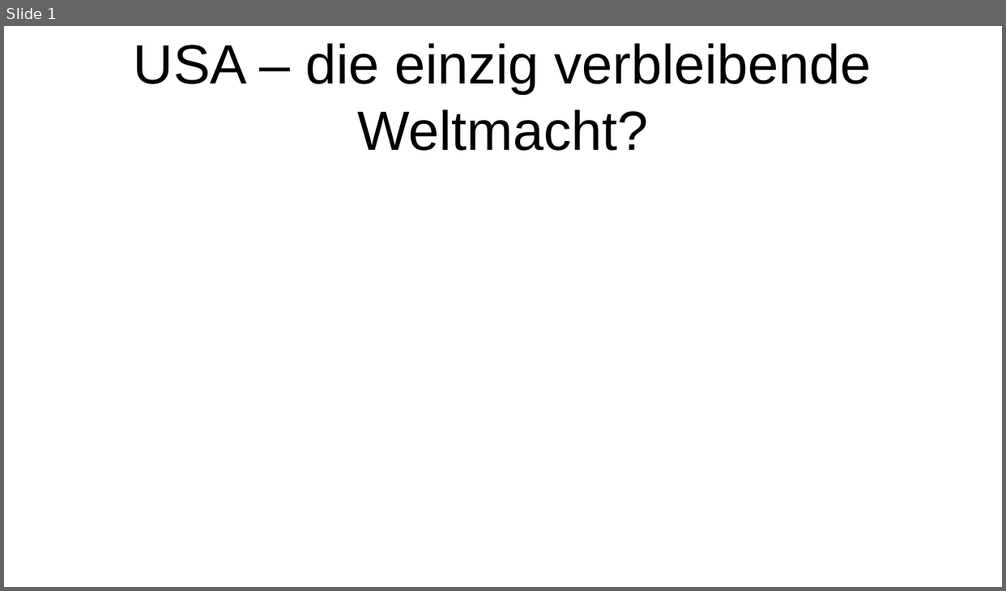
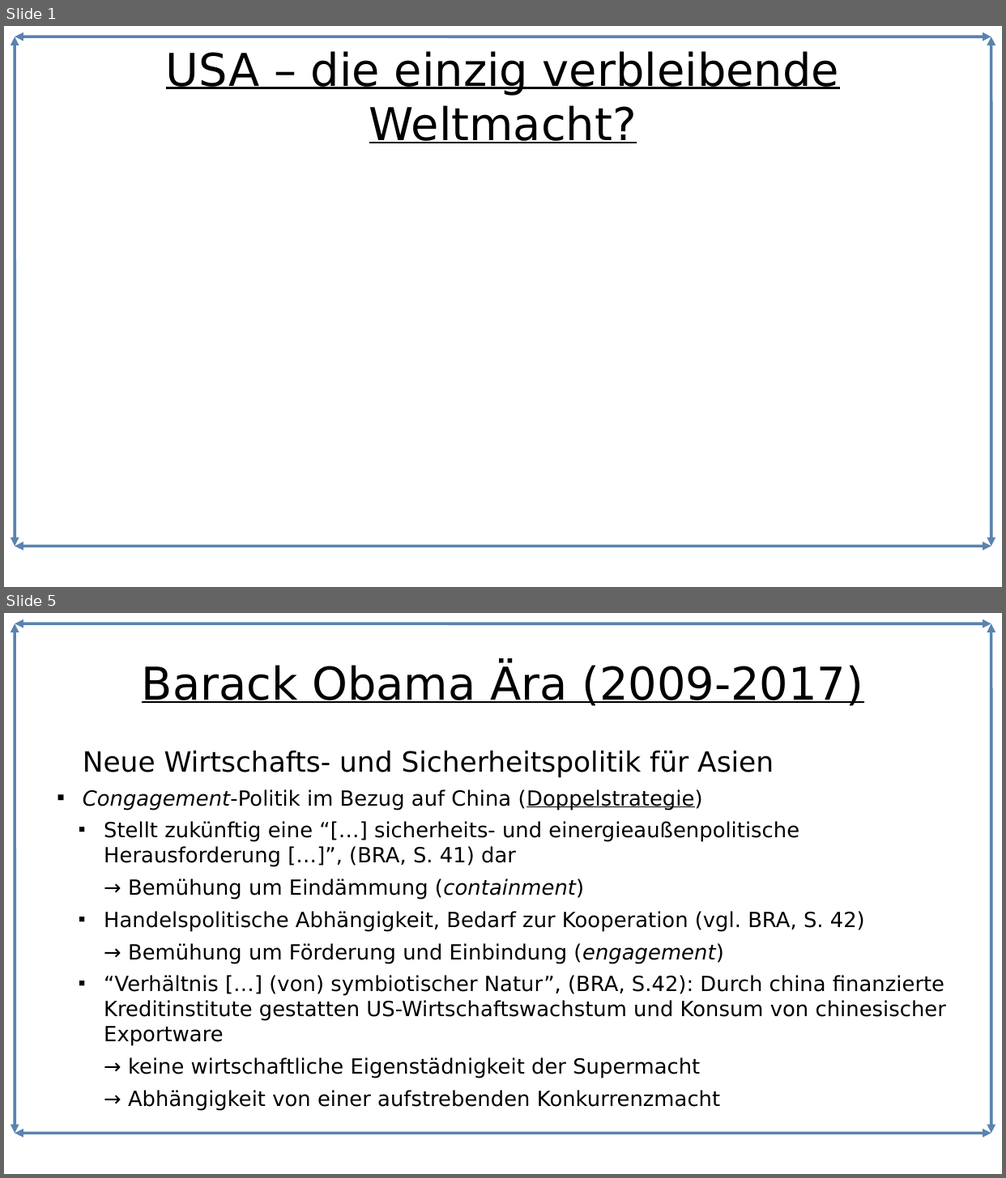
Before and after one commit to Lacrimus/Referat-Geschichte-USA-die-einzig-verbleibende-Weltmacht-, a slide deck: USA-die-einzig-verbleibende-Weltmacht.odp. Shown one above the other, each under a label of ours: slide 1 before the commit, slides 1 and 5 after it; the slides between them are not shown. The pictures are 1006x591 and 1006x1178 pixels, drawn with LibreOffice and Linux fonts; fonts in the diff are those of the drawing. Boxes give left, top, right and bottom in pixels: in the first picture for what was removed or moved away, otherwise in the second. Text is boxed around its words. In the diff, an @@ line names an element or a change of style, - is before the commit and + after.

Commit message:
Struktur hinzugefügt, Layout hinzugefügt, Beziehung zu China und Machtverschiebungen hinzugefügt

```diff
--- a/USA-die-einzig-verbleibende-Weltmacht.odp
+++ b/USA-die-einzig-verbleibende-Weltmacht.odp
@@ slide 5 added at [4, 613, 1002, 1174], background #FFFFFF; not listed: 4 template elements that a slide beside it also shows @@
@@ title added at [142, 665, 863, 706], 36 pt, text #000000, underline @@
+Barack Obama Ära (2009-2017)
@@ text added at [83, 750, 946, 1079], 16.6 pt, text #000000 @@
+Neue Wirtschafts- und Sicherheitspolitik für Asien
+■ Congagement-Politik im Bezug auf China (Doppelstrategie)
+  ■ Stellt zukünftig eine “[…] sicherheits- und einergieaußenpolitische Herausforderung […]”, (BRA, S. 41) dar
+  → Bemühung um Eindämmung (containment)
+  ■ Handelspolitische Abhängigkeit, Bedarf zur Kooperation (vgl. BRA, S. 42)
+  → Bemühung um Förderung und Einbindung (engagement)
+  ■ “Verhältnis […] (von) symbiotischer Natur”, (BRA, S.42): Durch china finanzierte Kreditinstitute gestatten US-Wirtschaftswachstum und Konsum von chinesischer Exportware
+  → keine wirtschaftliche Eigenstädnigkeit der Supermacht
+  → Abhängigkeit von einer aufstrebenden Konkurrenzmacht
@@ slide 1 changed as well @@
@@ double arrow added from (15, 37) to (15, 547), #5983B0 2.3 pt @@
@@ double arrow added from (15, 37) to (992, 37), #5983B0 2.3 pt @@
@@ title "USA – die einzig verbleibende ..." at [166, 51, 839, 143]: size 44 to 36 pt, font Arial to DejaVu Sans, underline on @@
@@ double arrow added from (992, 37) to (992, 547), #5983B0 2.3 pt @@
@@ double arrow added from (992, 547) to (15, 547), #5983B0 2.3 pt @@
```
Also in this commit, not shown: 8 other slides added, 1 other file.
